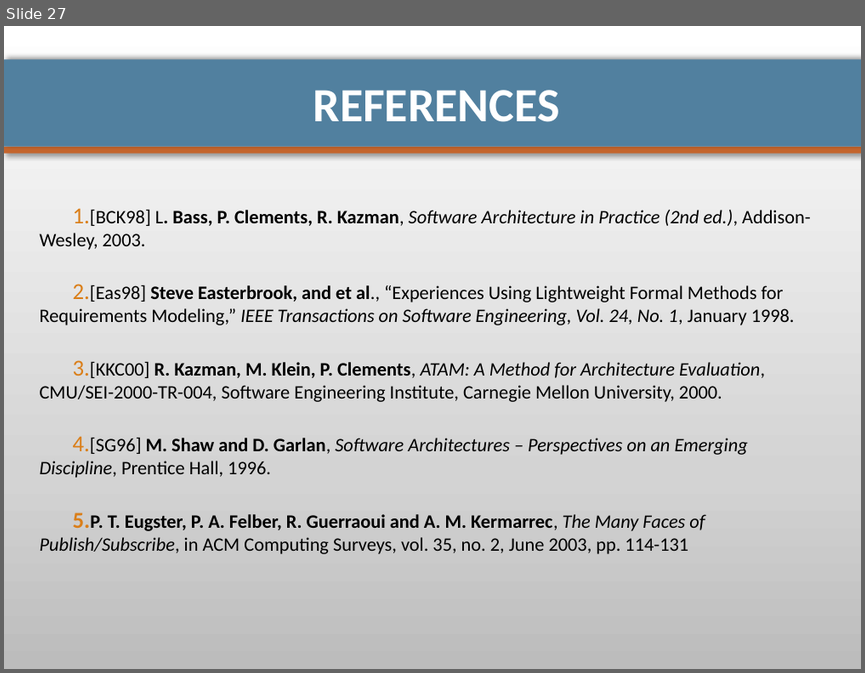
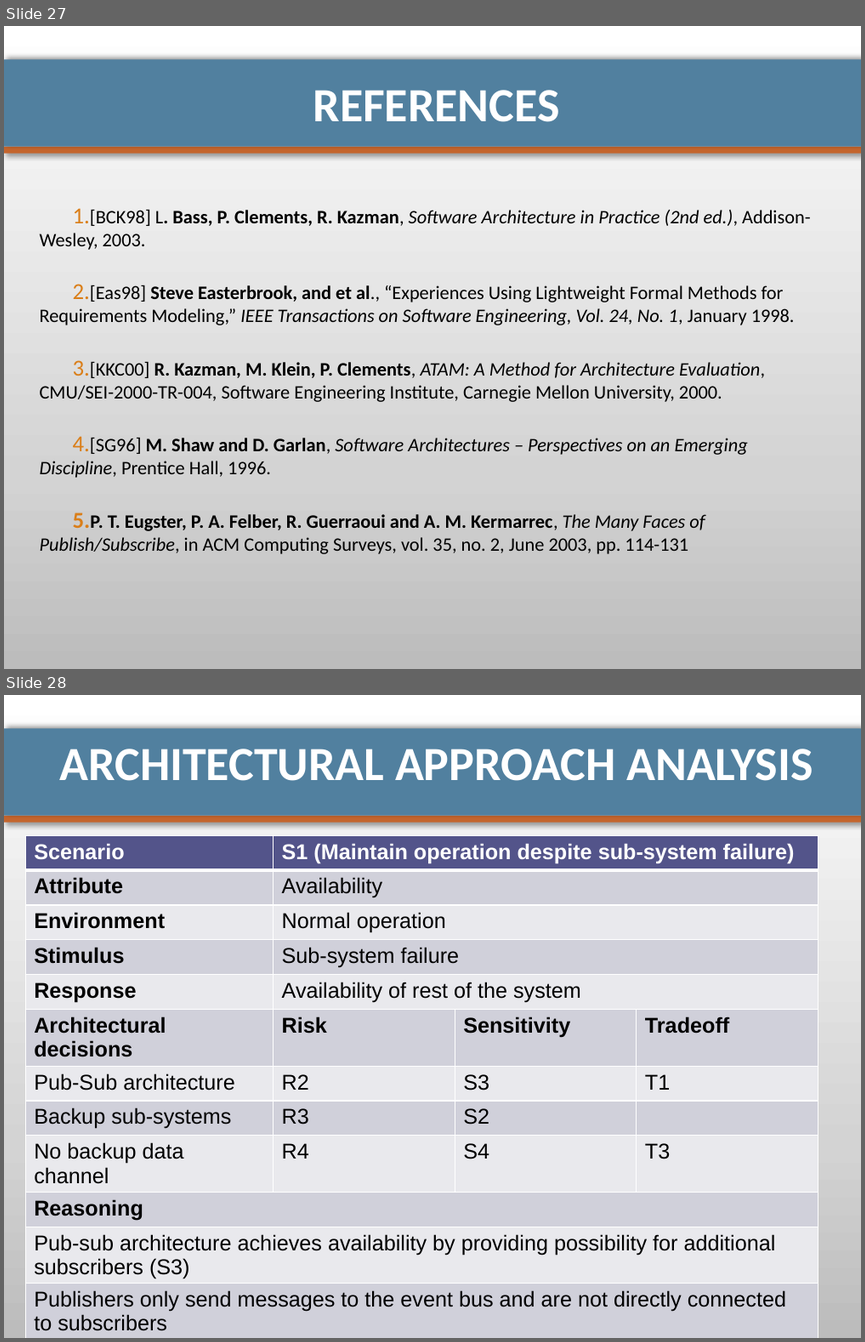
Before and after one commit to pierrealauzet/euroteam, a slide deck: Project 2/PartFinal/CS554_EuroTeam_Project2_Final_Mikko.pptx. Shown one above the other, each under a label of ours: slide 27 before the commit, slides 27 and 28 after it. The pictures are 865x673 and 865x1342 pixels, drawn with LibreOffice and Linux fonts; fonts in the diff are those of the drawing. Boxes give left, top, right and bottom in pixels: in the first picture for what was removed or moved away, otherwise in the second. Text is boxed around its words. In the diff, an @@ line names an element or a change of style, - is before the commit and + after.

Commit message:
added architectural analysis

```diff
--- a/Project 2/PartFinal/CS554_EuroTeam_Project2_Final_Mikko.pptx
+++ b/Project 2/PartFinal/CS554_EuroTeam_Project2_Final_Mikko.pptx
@@ slide 28 added at box(4, 695, 861, 1338), background gradient #BDBDBD to #D3D3D3 to #FFFFFF; not listed: 2 template elements that a slide beside it also shows @@
@@ title added at box(59, 749, 812, 781), 40 pt, text #FFFFFF, bold @@
+ARCHITECTURAL APPROACH ANALYSIS
@@ table added at box(25, 835, 818, 1338), 13 rows, 4 columns @@
+Scenario | S1 (Maintain operation despite sub-system failure) |  | 
+Attribute | Availability |  | 
+Environment | Normal operation |  | 
+Stimulus | Sub-system failure |  | 
+Response | Availability of rest of the system |  | 
+Architectural decisions | Risk | Sensitivity | Tradeoff
+Pub-Sub architecture | R2 | S3 | T1
+Backup sub-systems | R3 | S2 | 
+No backup data channel | R4 | S4 | T3
+Reasoning |  |  | 
+Pub-sub architecture achieves availability by providing possibility for additional subscribers (S3) |  |  | 
+Publishers only send messages to the event bus and are not directly connected to subscribers |  |  | 
+Backup system can be available reasonably fast considering (S2) |  |  | 
```
Also in this commit, not shown: 3 other slides added.
